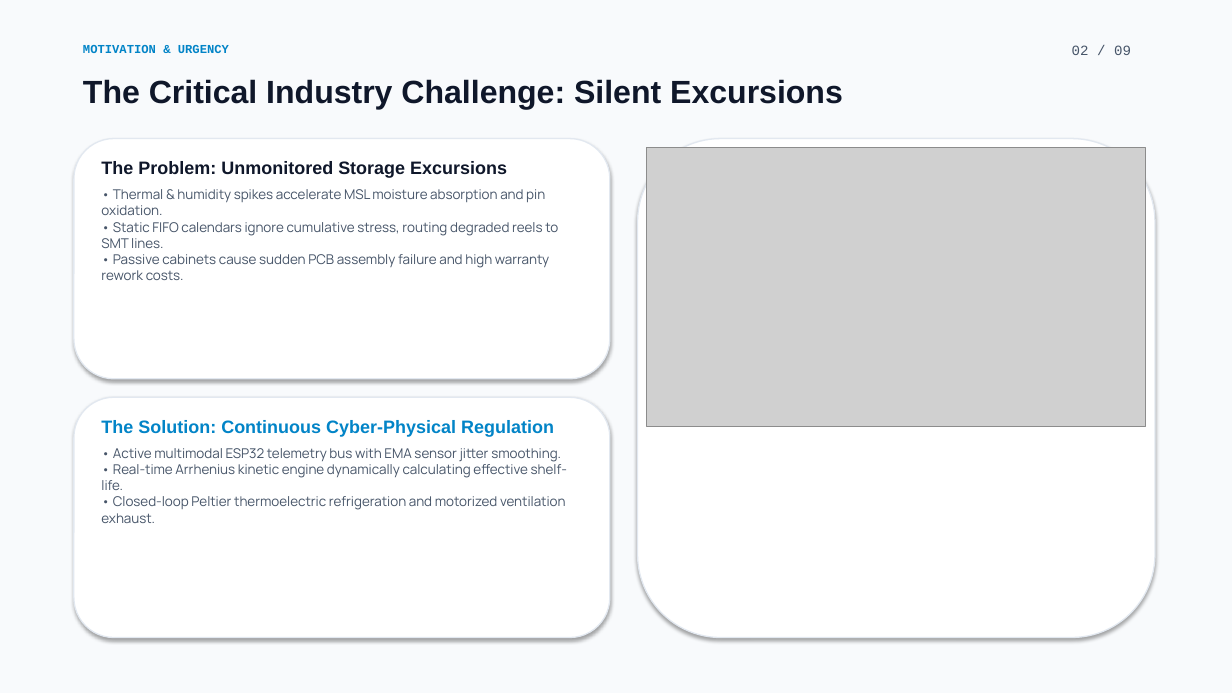
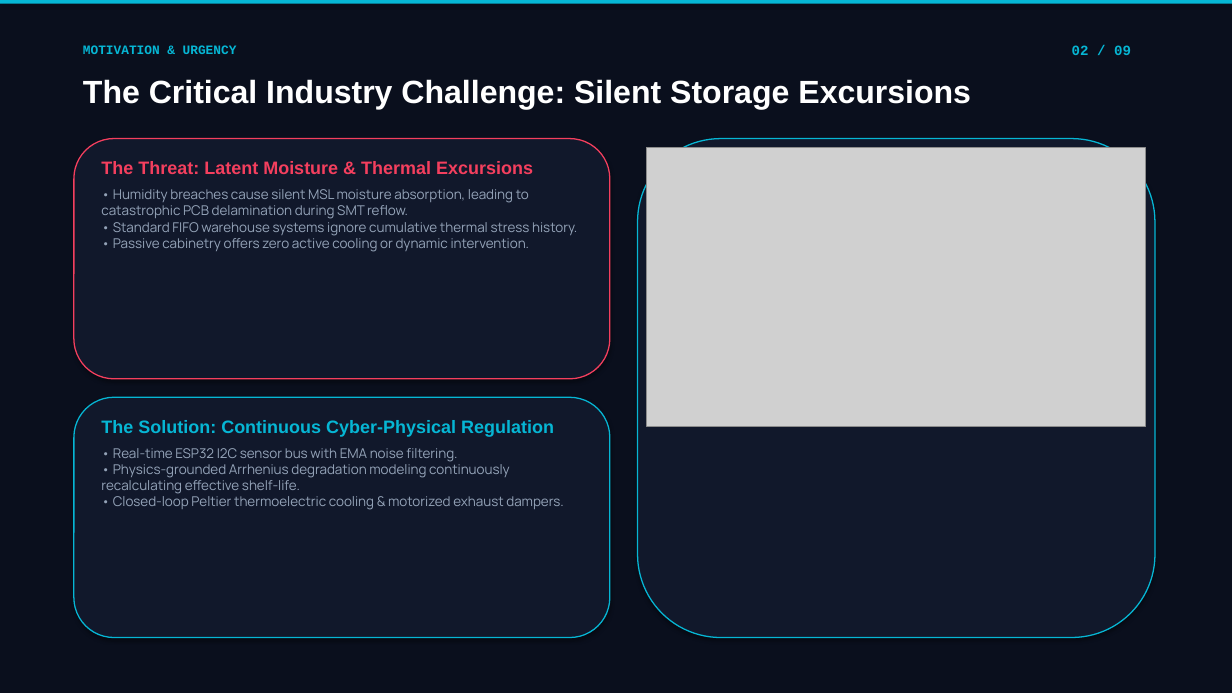
Before and after one commit to Shreyansha790/smart-component-storage, a slide deck: slide 2 of Smart_Component_Storage_Presentation.pptx. Drawn at 1232x693 pixels with LibreOffice and Linux fonts; fonts in the diff are those of the drawing; grey boxes stand for pictures. Boxes give left, top, right and bottom in pixels: in the first picture for what was removed or moved away, otherwise in the second. Text is boxed around its words. In the diff, an @@ line names an element or a change of style, - is before the commit and + after.

```diff
--- a/Smart_Component_Storage_Presentation.pptx
+++ b/Smart_Component_Storage_Presentation.pptx
@@ rectangle at [0,0,1232,693]: fill #F8FAFC to #0A0F1D @@
@@ rectangle added at [0,0,1232,4], fill #06B6D4 @@
@@ text "MOTIVATION & URGENCY" at [83,45,237,54]: size 9.5 to 10 pt, text colour #0284C7 to #06B6D4 @@
@@ text "02 / 09" at [1072,45,1131,55]: text colour #475569 to #06B6D4, bold on @@
@@ text at [83,79,971,109]: text changed; text colour #0F172A to #FFFFFF @@
-The Critical Industry Challenge: Silent Excursions
+The Critical Industry Challenge: Silent Storage Excursions
@@ rounded rectangle at [74,139,610,379]: fill #FFFFFF to #11182B; outline #E2E8F0 1 pt to #F43F5E 1 pt @@
@@ rounded rectangle at [638,139,1155,638]: fill #FFFFFF to #11182B; outline #E2E8F0 1 pt to #06B6D4 1 pt @@
@@ text at [101,161,577,252]: text changed; text colour #475569 to #94A3B8 @@
-The Problem: Unmonitored Storage Excursions
-• Thermal & humidity spikes accelerate MSL moisture absorption and pin oxidation.
-• Static FIFO calendars ignore cumulative stress, routing degraded reels to SMT lines.
-• Passive cabinets cause sudden PCB assembly failure and high warranty rework costs.
+The Threat: Latent Moisture & Thermal Excursions
+• Humidity breaches cause silent MSL moisture absorption, leading to catastrophic PCB delamination during SMT reflow.
+• Standard FIFO warehouse systems ignore cumulative thermal stress history.
+• Passive cabinetry offers zero active cooling or dynamic intervention.
@@ rounded rectangle at [74,397,610,638]: fill #FFFFFF to #11182B; outline #E2E8F0 1 pt to #06B6D4 1 pt @@
@@ text at [101,448,563,510]: text changed; text colour #475569 to #94A3B8 @@
-• Active multimodal ESP32 telemetry bus with EMA sensor jitter smoothing.
-• Real-time Arrhenius kinetic engine dynamically calculating effective shelf-life.
-• Closed-loop Peltier thermoelectric refrigeration and motorized ventilation exhaust.
+• Real-time ESP32 I2C sensor bus with EMA noise filtering.
+• Physics-grounded Arrhenius degradation modeling continuously recalculating effective shelf-life.
+• Closed-loop Peltier thermoelectric cooling & motorized exhaust dampers.
@@ text at [101,420,554,437]: text colour #0284C7 to #06B6D4 in "The Solution: Continuous Cyber-Physical Regulation" @@
```
Also in this commit, not shown: 8 other slides changed.
